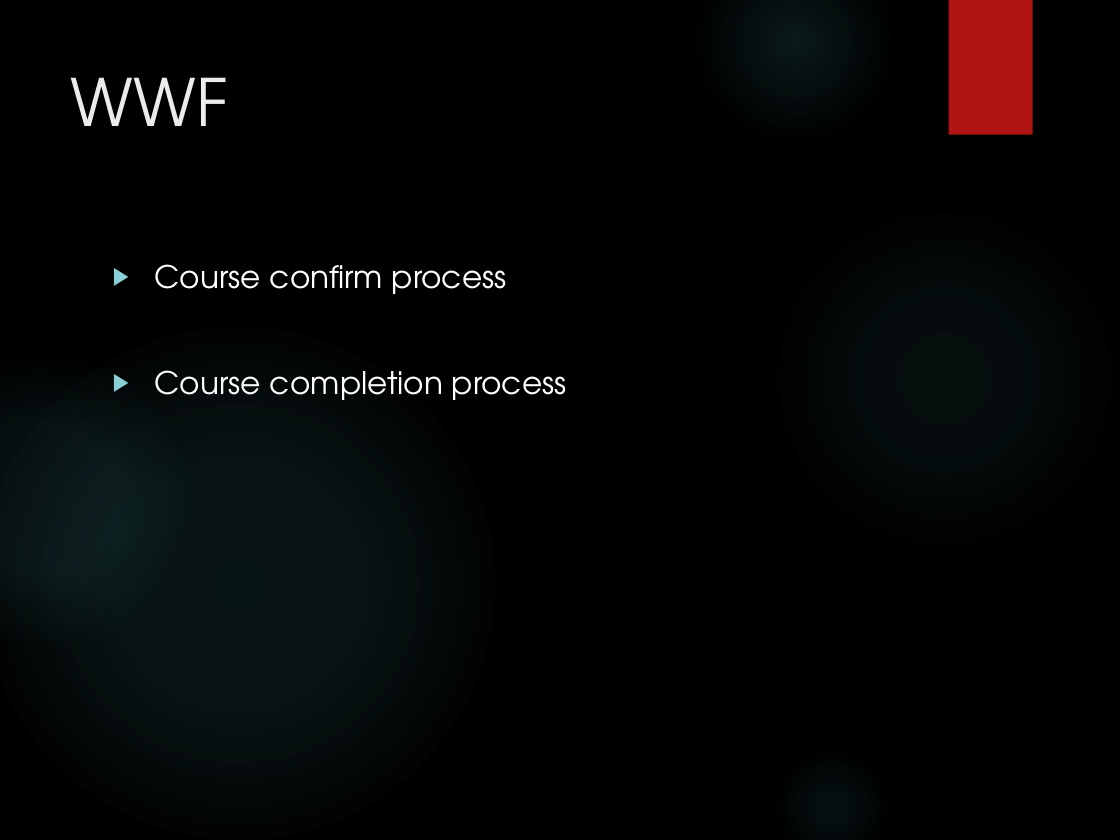
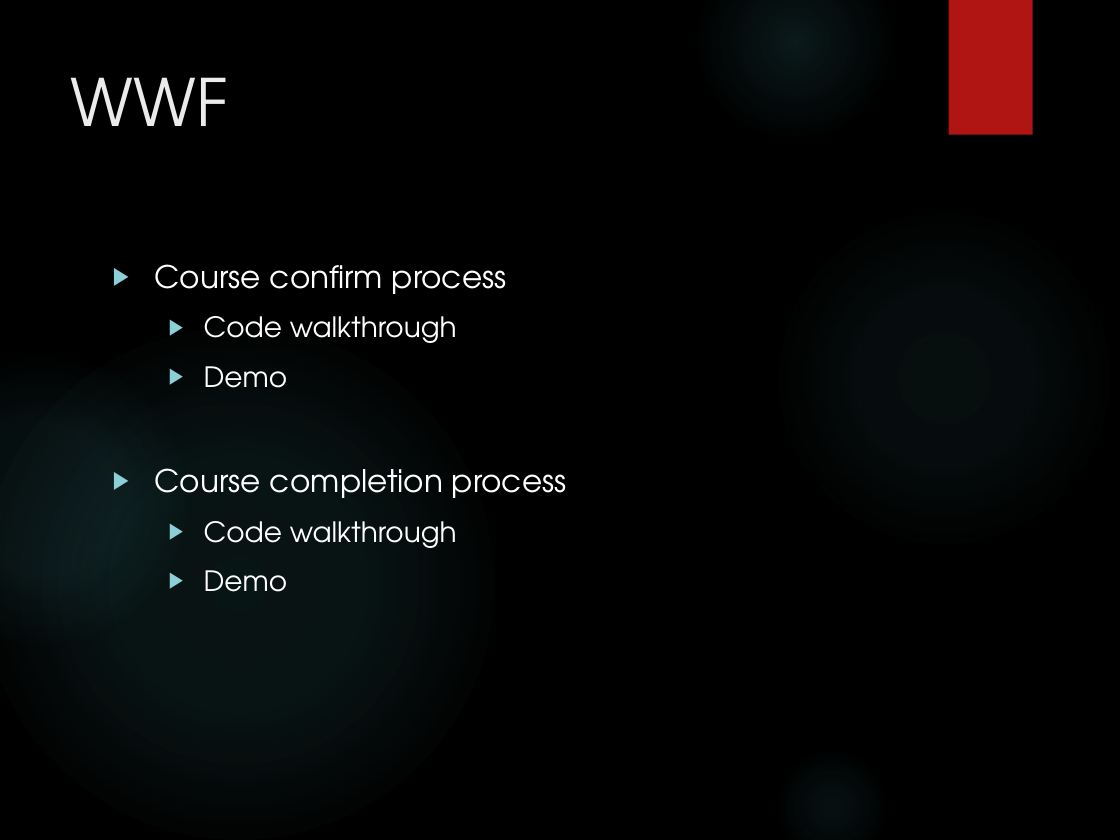
Before and after one commit to XUMINSHENG/dotNET_CA, a slide deck: slide 10 of Docs/presentation/ENET_FT1_presentation.pptx (slide 9 before the commit). Drawn at 1120x840 pixels with LibreOffice and Linux fonts; fonts in the diff are those of the drawing; background and template pictures are left out. Boxes give left, top, right and bottom in pixels: in the first picture for what was removed or moved away, otherwise in the second. Text is boxed around its words. In the diff, an @@ line names an element or a change of style, - is before the commit and + after.

```diff
--- a/Docs/presentation/ENET_FT1_presentation.pptx
+++ b/Docs/presentation/ENET_FT1_presentation.pptx
@@ text at (204, 316, 457, 388): paragraphs added @@
+  ▶ Code walkthrough
+  ▶ Demo
@@ text at (204, 521, 457, 592): paragraphs added @@
+  ▶ Code walkthrough
+  ▶ Demo
```
Also in this commit, not shown: 2 other slides changed, 1 slide added.
